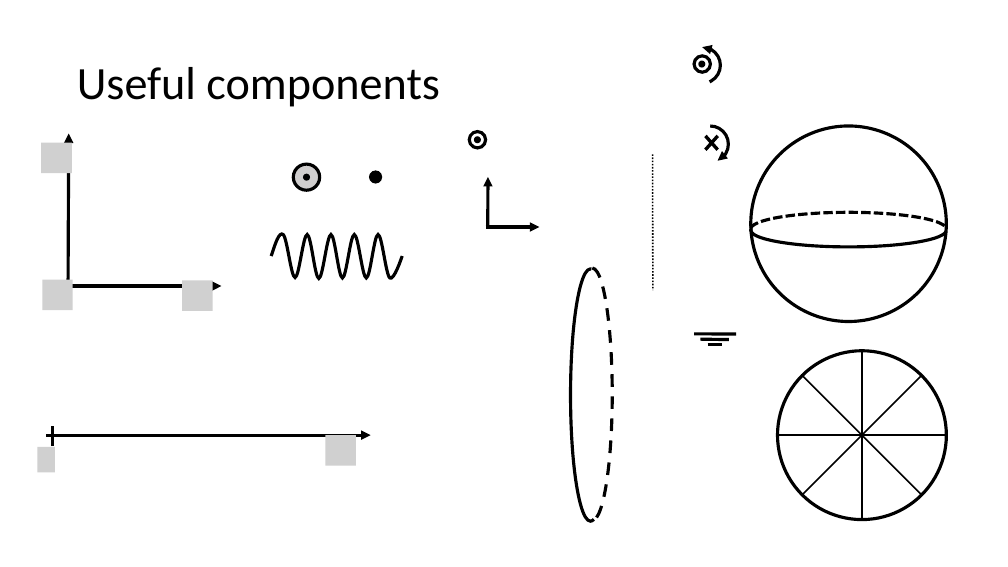
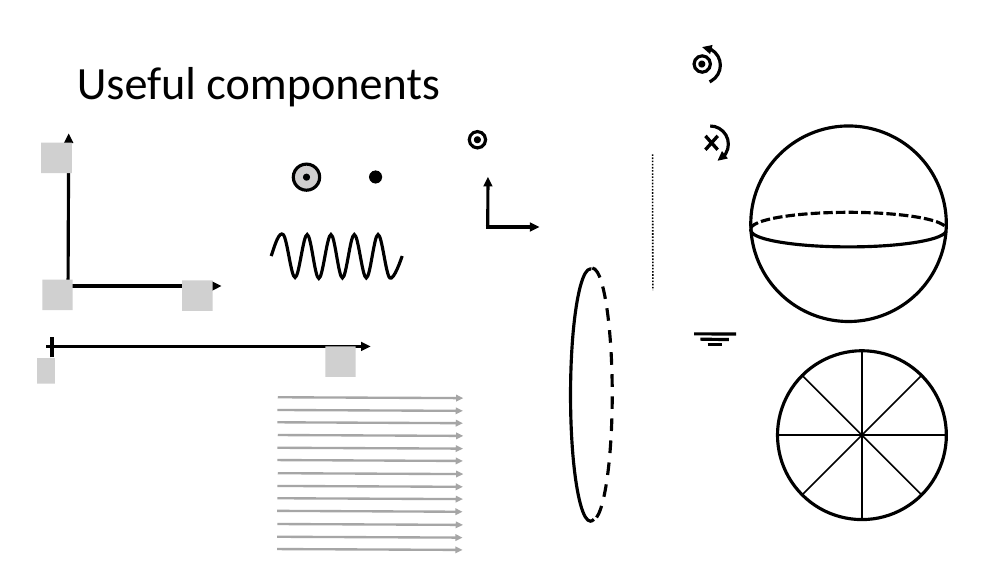
Before and after one commit to OSTP/PhysicsArtofModelling, a slide deck: slide 1 of tex/figures/ChargesFields/Figures.pptx. Drawn at 1008x567 pixels with LibreOffice and Linux fonts; fonts in the diff are those of the drawing; grey boxes stand for pictures; background and template pictures are left out. Boxes give left, top, right and bottom in pixels: in the first picture for what was removed or moved away, otherwise in the second. Text is boxed around its words. In the diff, an @@ line names an element or a change of style, - is before the commit and + after.

```diff
--- a/tex/figures/ChargesFields/Figures.pptx
+++ b/tex/figures/ChargesFields/Figures.pptx
@@ 2 pictures, 1 arrow, 1 line: place and size @@
-2 pictures, 1 arrow, 1 line at (37, 426, 371, 473)
+2 pictures, 1 arrow, 1 line at (37, 337, 371, 384)
@@ group added at (277, 397, 464, 550): 13 arrows @@
```
Also in this commit, not shown: 1 other slide changed, 2 slides added, 2 slides removed, 7 other files.
